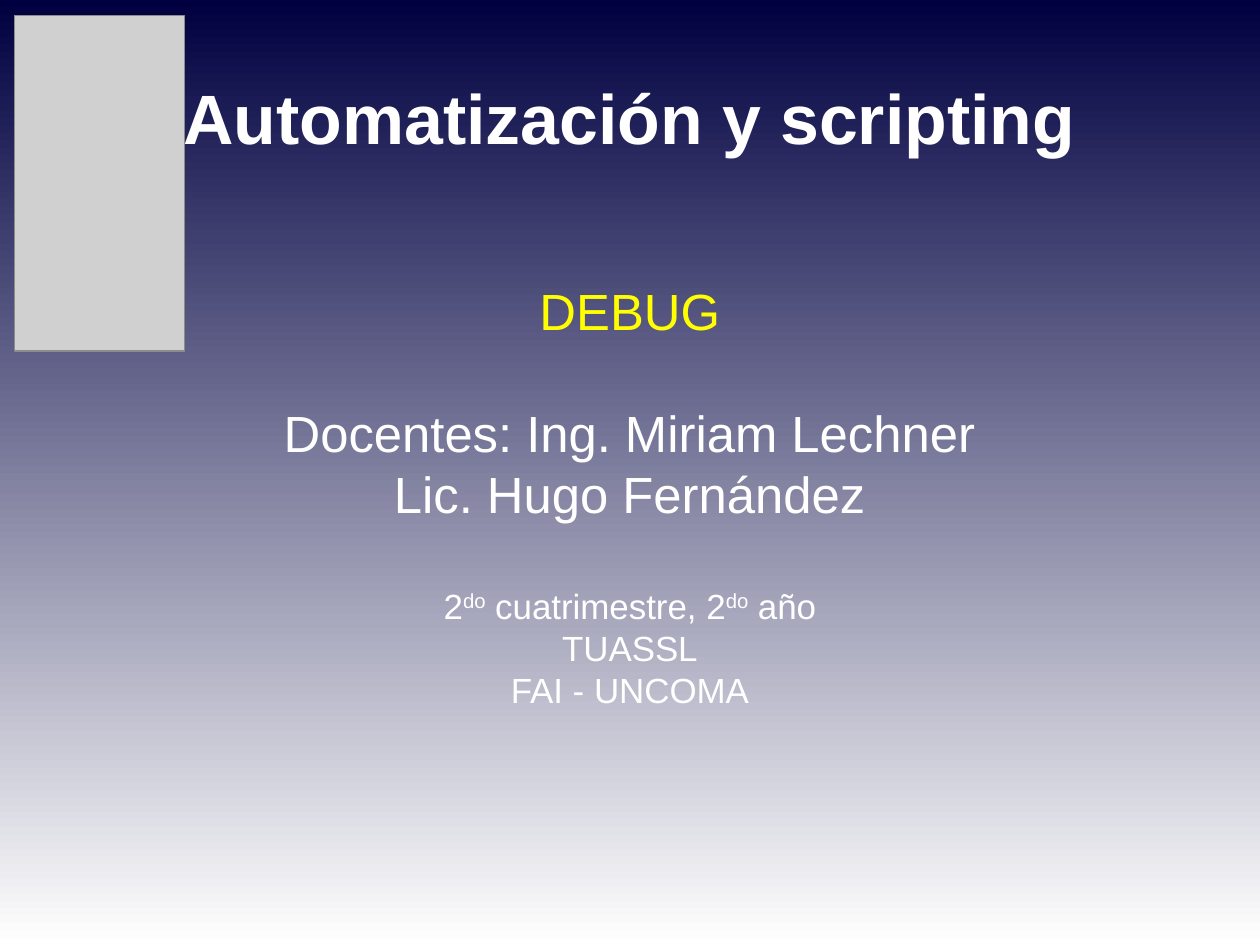
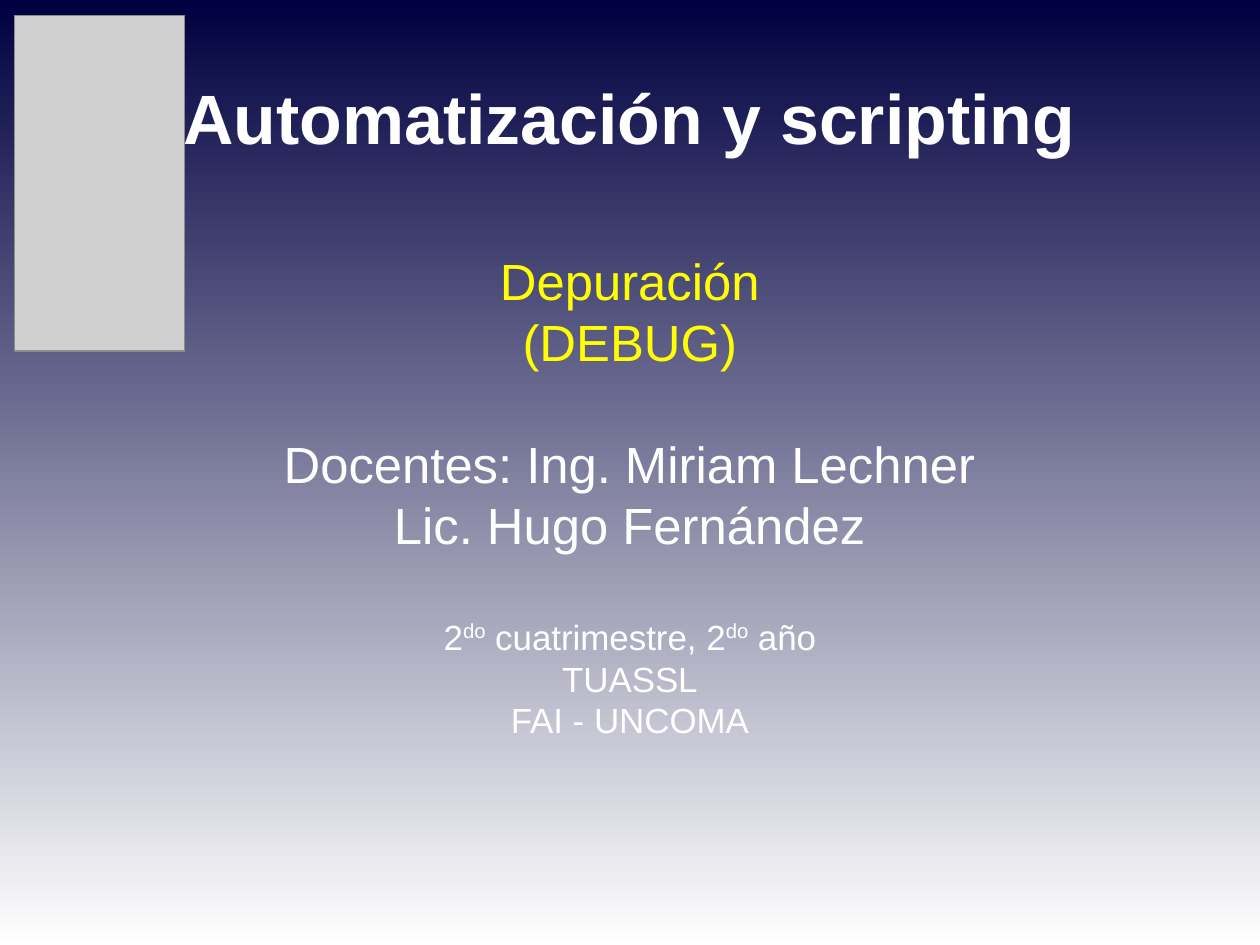
Before and after one commit to niniadcobre/-AutoyScripting, a slide deck: slide 1 of clases/AYS_clase05.odp. Drawn at 1260x945 pixels with LibreOffice and Linux fonts; fonts in the diff are those of the drawing; grey boxes stand for pictures. Boxes give left, top, right and bottom in pixels: in the first picture for what was removed or moved away, otherwise in the second. Text is boxed around its words. In the diff, an @@ line names an element or a change of style, - is before the commit and + after.

```diff
--- a/clases/AYS_clase05.odp
+++ b/clases/AYS_clase05.odp
@@ subtitle at box(284, 262, 975, 493): text changed @@
-DEBUG
-Docentes: Ing. Miriam Lechner
+Depuración
+(DEBUG)
+Docentes: Ing. Miriam Lechner
```
Also in this commit, not shown: 5 other slides changed, 6 other files.
